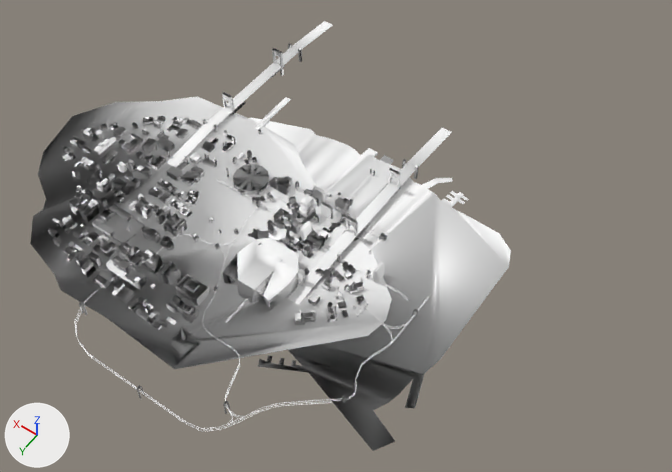
An edit to the glTF model gh-pages/models/city_low.glb, drawn before and after from the same camera.
Rendered twice from a 50 mm lens placed at (-1147.0, 1452.0, 2372.0), pointed at (-15.0, -134.0, -120.0). Arrows for +X, +Y and +Z are at lower left; the lights stay in place. The older version comes first. Vertices at exactly the same position are counted once.

In view in the first picture: 'GC_Island2_LongDist_LOW', 'GC_island1_LongDist_LOW'.
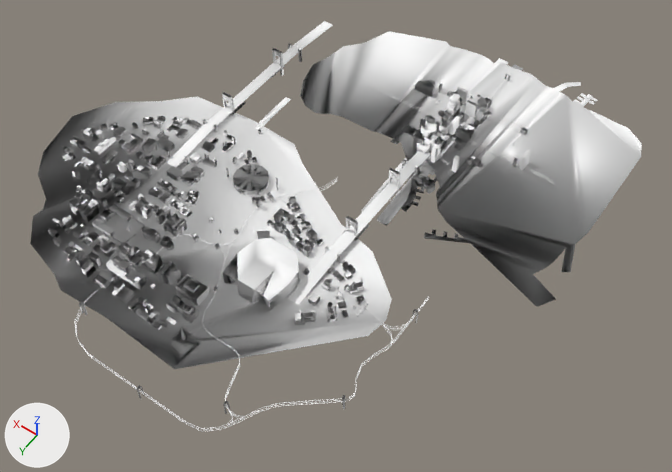
Pixel boxes (x1, y1, x2, y2) of what changed, in the pictures (672 x 472 px):
'GC_island1_LongDist_LOW', moved
    before: (216, 117, 511, 451)
    after: (300, 31, 642, 307)

What the commit changed:
me_gc_island1_longdist_low is used by ob_gc_island1_longdist_low; location (0.0, 0.0, 0.0).
me_gc_island1_longdist_low had 5517 vertices, 7947 faces and spanned x -620.0..620.0, y -491.0..491.0, z -104.0..104.0.
me_gc_island1_longdist_low now has 5517 vertices, 7947 faces and spans x -761.0..478.0, y -1172.0..-190.0, z -104.0..104.0.
me_gc_island1_longdist_low part 1: the whole mesh is moved by (-142.0, -681.0, 0.0).
